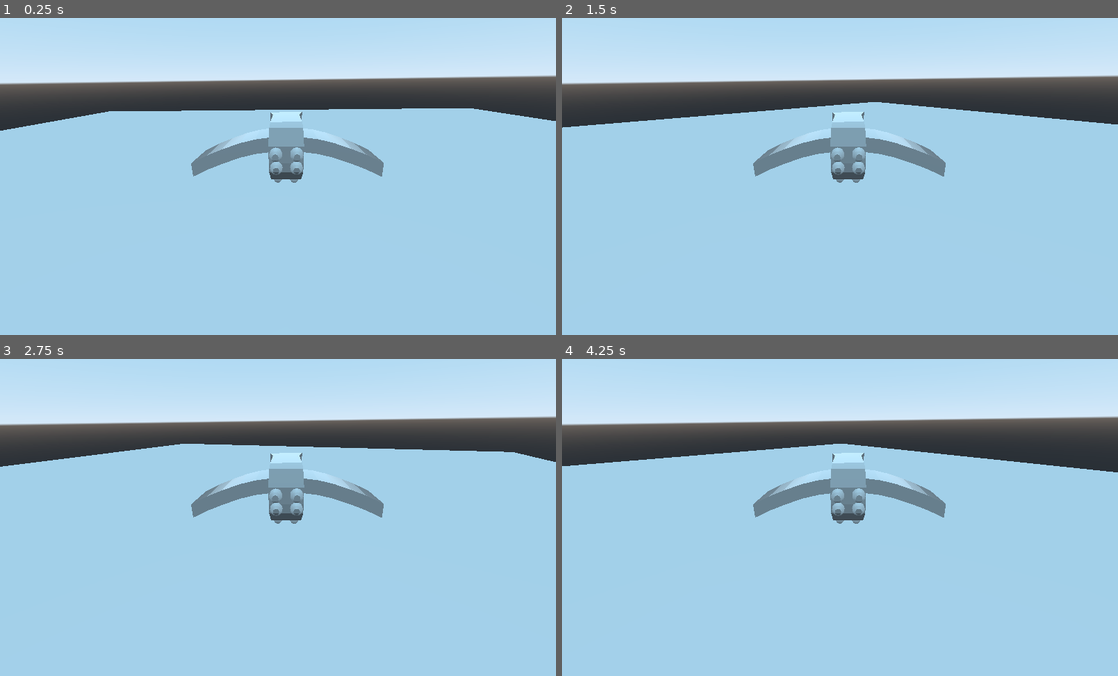
Above: before the commit, frames 1-4 (two rows, left to right).
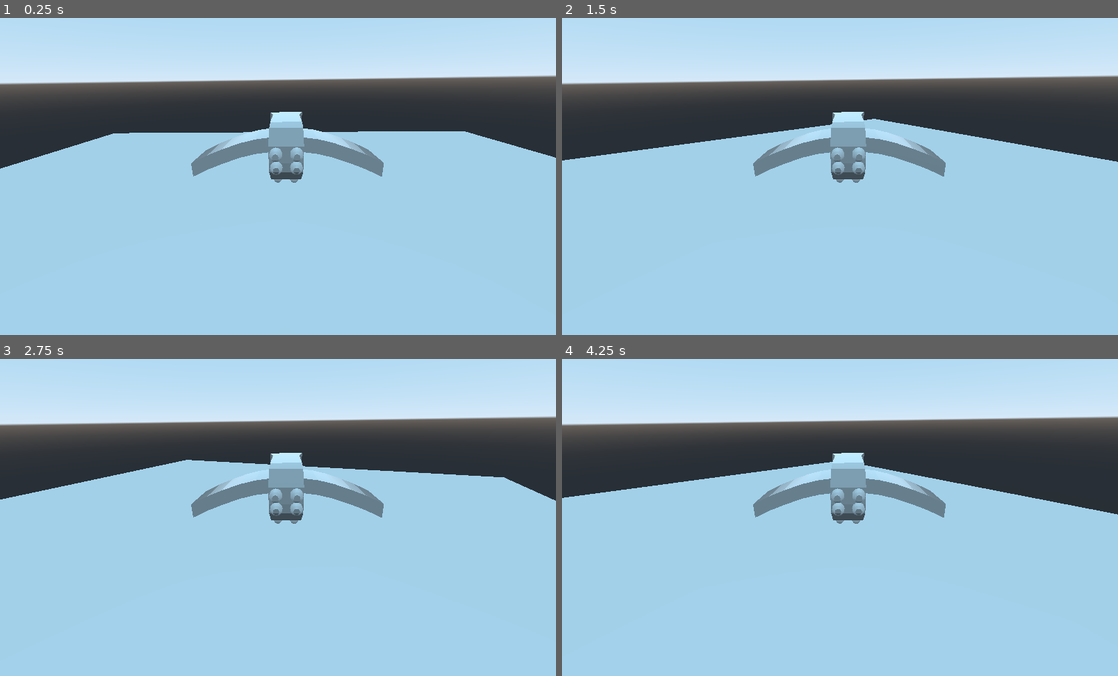
Above: after the commit, the same moments.

Repository: SergioJimenezM/PruebaNavecitas3D
Game: Godot game, scene res://Juego.tscn
The game is run twice, just before and just after one commit, with the same random seed, the same clock (stepped at 60 frames per second) and the same inputs.
Inputs:
- Up to frame 1 (0.25 s): no input
- Up to frame 2 (1.5 s): tap Enter at 0.5 s; hold Right (ui_right) 0.53-1.28 s; hold Down (ui_down) from 1.28 s (still down)
- Up to frame 3 (2.75 s): release Down (ui_down) at 2.03 s; hold Right (ui_right) from 2.03 s (still down)
- Up to frame 4 (4.25 s): release Right (ui_right) at 2.78 s; hold Up (ui_up) 2.78-3.53 s; hold Left (ui_left) from 3.53 s (still down)

The runs differ from the first frame. In frame 1, 7.6% of the frame differs, in the area x 0-100%, y 28-48%; in frame 2, 8.0%; in frame 3, 7.1%; in frame 4, 8.3%, in the area x 0-100%, y 26-50%.

Commit message:
Modificada la escena principal

Diff:
--- a/Juego.tscn
+++ b/Juego.tscn
@@ -10,6 +10,7 @@
 [node name="Spatial" type="Spatial"]
 
 [node name="jugador" type="KinematicBody" parent="."]
+transform = Transform( 1, 0, 0, 0, 1, 0, 0, 0, 1, 0, 2.94353, 0 )
 script = ExtResource( 2 )
 
 [node name="NaveEstandar" parent="jugador" instance=ExtResource( 1 )]
